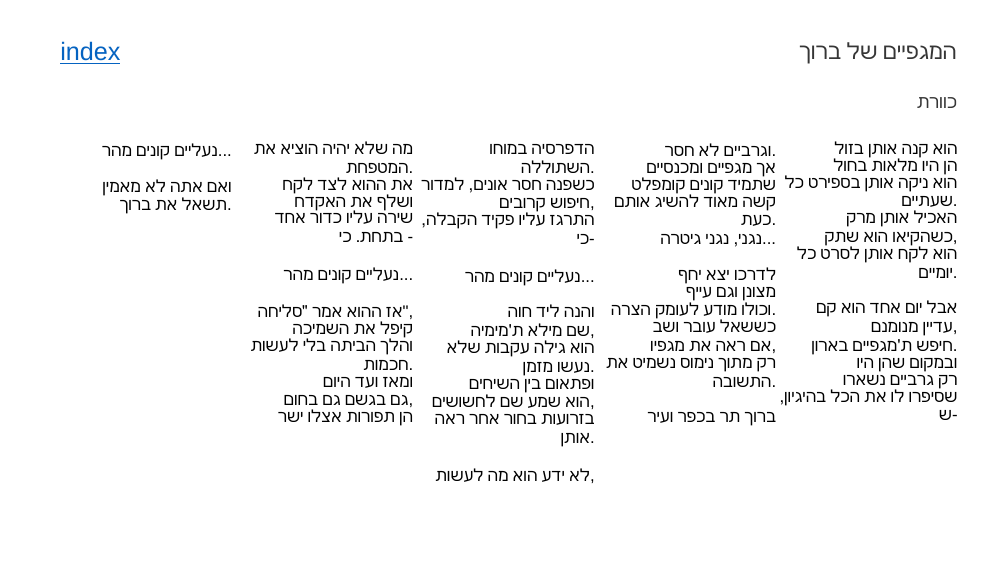
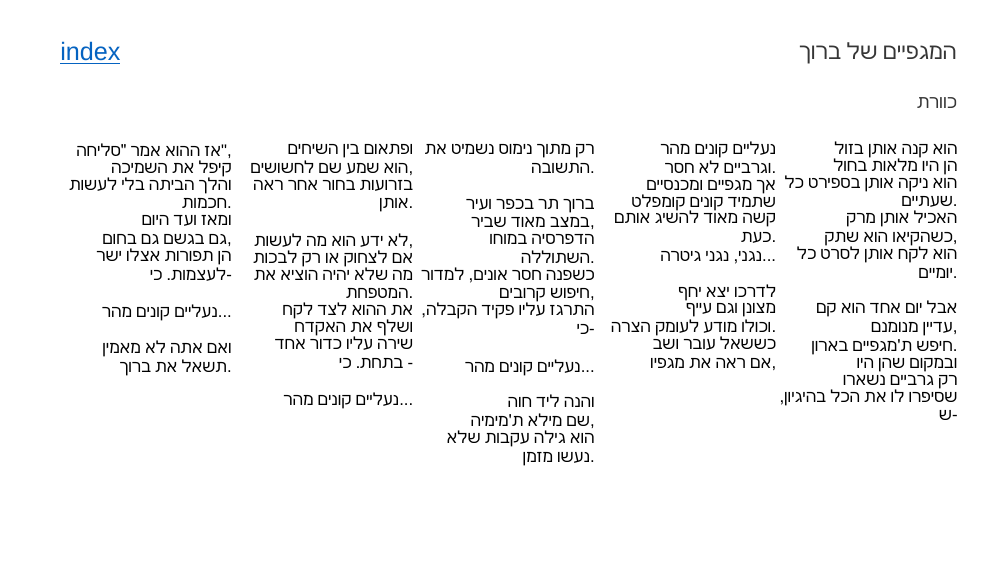
Before and after one commit to guypeled76/songs2slides, a slide deck: slide 36 of songs.pptx (slide 22 before the commit). Drawn at 1008x567 pixels with LibreOffice and Linux fonts; fonts in the diff are those of the drawing. Boxes give left, top, right and bottom in pixels: in the first picture for what was removed or moved away, otherwise in the second. Text is boxed around its words. In the diff, an @@ line names an element or a change of style, - is before the commit and + after.

```diff
--- a/songs.pptx
+++ b/songs.pptx
@@ table at (50, 141, 958, 544) @@
-row 1: נעליים קונים מהר... / ואם אתה לא מאמין / תשאל את ברוך. | מה שלא יהיה הוציא את המטפחת. / את ההוא לצד לקח / ושלף את האקדח / שירה עליו כדור אחד בתחת. כי - / נעליים קונים מהר... / אז ההוא אמר "סליחה", / קיפל את השמיכה / והלך הביתה בלי לעשות / חכמות. / ומאז ועד היום / גם בגשם גם בחום, / הן תפורות אצלו ישר | הדפרסיה במוחו השתוללה. / כשפנה חסר אונים, למדור חיפוש קרובים, / התרגז עליו פקיד הקבלה, כי- / נעליים קונים מהר... / והנה ליד חוה / שם מילא ת'מימיה, / הוא גילה עקבות שלא נעשו מזמן. / ופתאום בין השיחים / הוא שמע שם לחשושים, / בזרועות בחור אחר ראה אותן. / לא ידע הוא מה לעשות, | וגרביים לא חסר. / אך מגפיים ומכנסיים / שתמיד קונים קומפלט / קשה מאוד להשיג אותם כעת. / נגני, נגני גיטרה... / לדרכו יצא יחף / מצונן וגם עייף / וכולו מודע לעומק הצרה. / כששאל עובר ושב / אם ראה את מגפיו, / רק מתוך נימוס נשמיט את התשובה. / ברוך תר בכפר ועיר | הוא קנה אותן בזול / הן היו מלאות בחול / הוא ניקה אותן בספירט כל שעתיים. / האכיל אותן מרק / כשהקיאו הוא שתק, / הוא לקח אותן לסרט כל יומיים. / אבל יום אחד הוא קם / עדיין מנומנם, / חיפש ת'מגפיים בארון. / ובמקום שהן היו / רק גרביים נשארו / שסיפרו לו את הכל בהיגיון, ש-
+row 1: אז ההוא אמר "סליחה", / קיפל את השמיכה / והלך הביתה בלי לעשות / חכמות. / ומאז ועד היום / גם בגשם גם בחום, / הן תפורות אצלו ישר / לעצמות. כי- / נעליים קונים מהר... / ואם אתה לא מאמין / תשאל את ברוך. | ופתאום בין השיחים / הוא שמע שם לחשושים, / בזרועות בחור אחר ראה אותן. / לא ידע הוא מה לעשות, / אם לצחוק או רק לבכות / מה שלא יהיה הוציא את המטפחת. / את ההוא לצד לקח / ושלף את האקדח / שירה עליו כדור אחד בתחת. כי - / נעליים קונים מהר... | רק מתוך נימוס נשמיט את התשובה. / ברוך תר בכפר ועיר / במצב מאוד שביר, / הדפרסיה במוחו השתוללה. / כשפנה חסר אונים, למדור חיפוש קרובים, / התרגז עליו פקיד הקבלה, כי- / נעליים קונים מהר... / והנה ליד חוה / שם מילא ת'מימיה, / הוא גילה עקבות שלא נעשו מזמן. | נעליים קונים מהר / וגרביים לא חסר. / אך מגפיים ומכנסיים / שתמיד קונים קומפלט / קשה מאוד להשיג אותם כעת. / נגני, נגני גיטרה... / לדרכו יצא יחף / מצונן וגם עייף / וכולו מודע לעומק הצרה. / כששאל עובר ושב / אם ראה את מגפיו, | הוא קנה אותן בזול / הן היו מלאות בחול / הוא ניקה אותן בספירט כל שעתיים. / האכיל אותן מרק / כשהקיאו הוא שתק, / הוא לקח אותן לסרט כל יומיים. / אבל יום אחד הוא קם / עדיין מנומנם, / חיפש ת'מגפיים בארון. / ובמקום שהן היו / רק גרביים נשארו / שסיפרו לו את הכל בהיגיון, ש-
```
Also in this commit, not shown: 61 other slides changed, 59 slides added, 8 other files.
